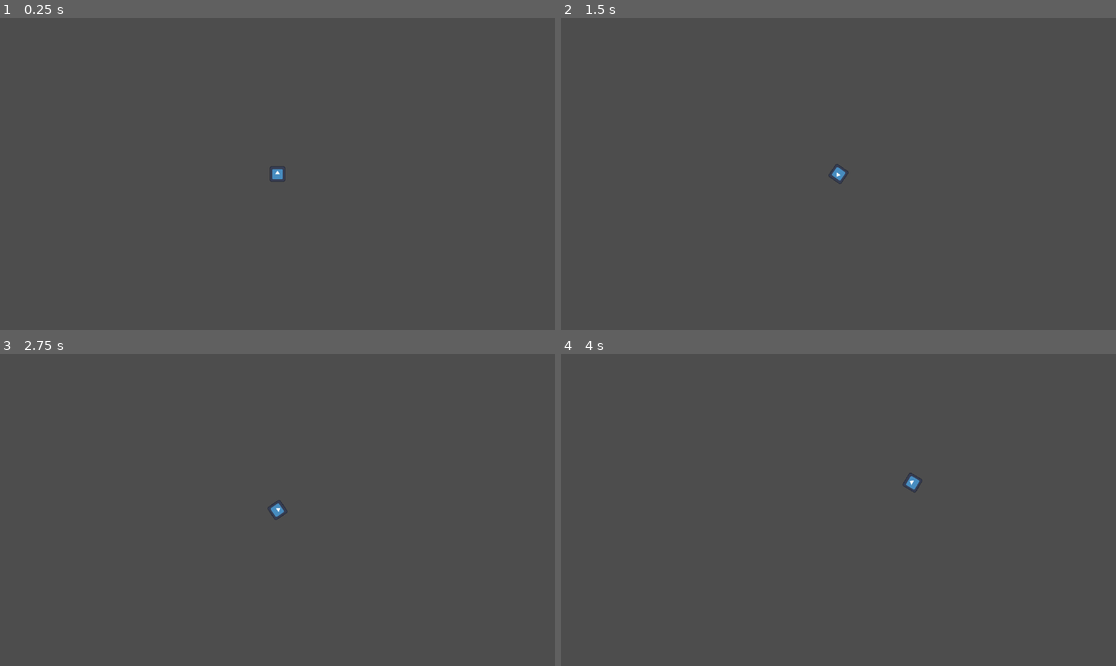
Above: before the commit, frames 1-4 (two rows, left to right).
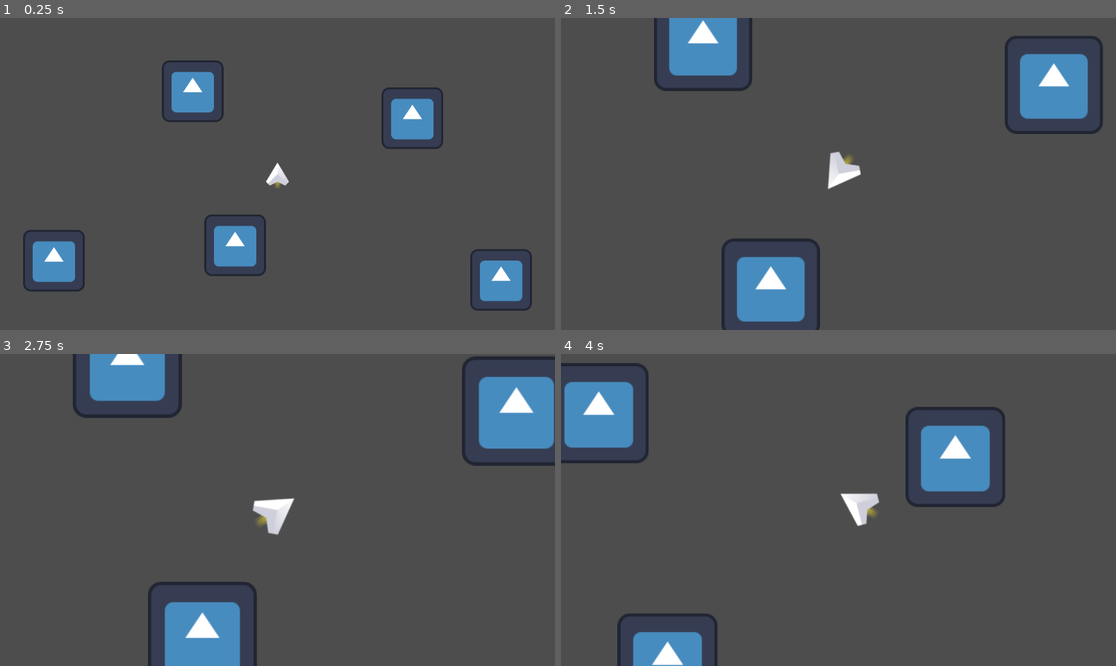
Above: after the commit, the same moments.

Repository: dmnuggins/speed-zoom
Game: Godot game, scene res://Scenes/game.tscn
Two runs of this game, one before a commit and one after it. Both use one fixed random seed, a clock stepped at 60 frames per second and the inputs below. The engine's default icon, where the game draws it, is replaced by a stand-in: a white triangle on a blue panel in a dark square.
Inputs:
- Up to frame 1 (0.25 s): no input
- Up to frame 2 (1.5 s): tap Enter at 0.5 s; hold D (right) 0.53-1.28 s; tap Space (zoom, bound only after the commit) at 0.6, 1.35 s; hold S (down) from 1.28 s (still down)
- Up to frame 3 (2.75 s): release S (down) at 2.03 s; hold D (right) from 2.03 s (still down); tap Space (zoom, bound only after the commit) at 2.1 s
- Up to frame 4 (4 s): release D (right) at 2.78 s; hold W (up) 2.78-3.53 s; tap Space (zoom, bound only after the commit) at 2.85, 3.6 s; hold A (left) from 3.53 s (still down)

The runs differ from the first frame. In frame 1, 6.5% of the frame differs, in the area x 4-96%, y 13-94%; in frame 2, 9.5%; in frame 3, 10%, in the area x 13-100%, y 0-100%; in frame 4, 8.8%.

Commit message:
Camera zoom toggle + assets

Diff:
--- a/Scenes/game.tscn
+++ b/Scenes/game.tscn
@@ -1,28 +1,31 @@
-[gd_scene load_steps=5 format=3 uid="uid://dxmnym418c7yx"]
+[gd_scene load_steps=4 format=3 uid="uid://dxmnym418c7yx"]
 
 [ext_resource type="Script" path="res://Scripts/game.gd" id="1_5jox0"]
 [ext_resource type="PackedScene" uid="uid://bhs7girj6uxu6" path="res://Scenes/player.tscn" id="2_ikg3c"]
-[ext_resource type="Script" path="res://Scripts/camera.gd" id="2_tsgg4"]
-
-[sub_resource type="RectangleShape2D" id="RectangleShape2D_fer0n"]
-size = Vector2(100, 100)
+[ext_resource type="Texture2D" uid="uid://dods123m3yybc" path="res://icon.svg" id="3_qdhdr"]
 
 [node name="Game" type="Node2D"]
 script = ExtResource("1_5jox0")
 
-[node name="Camera" type="Camera2D" parent="."]
-position = Vector2(576, 324)
-position_smoothing_enabled = true
-script = ExtResource("2_tsgg4")
-
-[node name="CharacterBody2D" parent="." instance=ExtResource("2_ikg3c")]
+[node name="Player" parent="." instance=ExtResource("2_ikg3c")]
 position = Vector2(576, 324)
 
-[node name="Area2D" type="Area2D" parent="."]
-position = Vector2(464, 264)
+[node name="Icon" type="Sprite2D" parent="."]
+position = Vector2(400, 152)
+texture = ExtResource("3_qdhdr")
 
-[node name="CollisionShape2D" type="CollisionShape2D" parent="Area2D"]
-shape = SubResource("RectangleShape2D_fer0n")
+[node name="Icon2" type="Sprite2D" parent="."]
+position = Vector2(856, 208)
+texture = ExtResource("3_qdhdr")
 
-[connection signal="body_entered" from="Area2D" to="." method="_on_area_2d_body_entered"]
-[connection signal="body_exited" from="Area2D" to="." method="_on_area_2d_body_exited"]
+[node name="Icon3" type="Sprite2D" parent="."]
+position = Vector2(112, 504)
+texture = ExtResource("3_qdhdr")
+
+[node name="Icon4" type="Sprite2D" parent="."]
+position = Vector2(1040, 544)
+texture = ExtResource("3_qdhdr")
+
+[node name="Icon5" type="Sprite2D" parent="."]
+position = Vector2(488, 472)
+texture = ExtResource("3_qdhdr")
--- a/Scenes/player.tscn
+++ b/Scenes/player.tscn
@@ -1,17 +1,97 @@
-[gd_scene load_steps=4 format=3 uid="uid://bhs7girj6uxu6"]
+[gd_scene load_steps=9 format=3 uid="uid://bhs7girj6uxu6"]
 
 [ext_resource type="Script" path="res://Scripts/player.gd" id="1_21nom"]
-[ext_resource type="Texture2D" uid="uid://dods123m3yybc" path="res://icon.svg" id="1_51tu5"]
+[ext_resource type="Script" path="res://Scripts/camera.gd" id="3_1xlfo"]
+[ext_resource type="Texture2D" uid="uid://c61mjca54vwlo" path="res://Assets/effect_yellow.png" id="3_dowl3"]
+[ext_resource type="Texture2D" uid="uid://dvgpfktxdmclc" path="res://Assets/ship_E.png" id="3_lfuqb"]
 
 [sub_resource type="CircleShape2D" id="CircleShape2D_qkshu"]
 radius = 6.0
 
-[node name="CharacterBody2D" type="CharacterBody2D"]
+[sub_resource type="Animation" id="Animation_rnuv3"]
+resource_name = "thrust"
+length = 0.3
+loop_mode = 2
+tracks/0/type = "value"
+tracks/0/imported = false
+tracks/0/enabled = true
+tracks/0/path = NodePath("Sprites/Exhaust:scale")
+tracks/0/interp = 1
+tracks/0/loop_wrap = true
+tracks/0/keys = {
+"times": PackedFloat32Array(0, 0.3),
+"transitions": PackedFloat32Array(1, 1),
+"update": 0,
+"values": [Vector2(0.375, 0.375), Vector2(0.35, 0.35)]
+}
+tracks/1/type = "value"
+tracks/1/imported = false
+tracks/1/enabled = true
+tracks/1/path = NodePath("Sprites/Exhaust:position")
+tracks/1/interp = 1
+tracks/1/loop_wrap = true
+tracks/1/keys = {
+"times": PackedFloat32Array(0, 0.3),
+"transitions": PackedFloat32Array(1, 1),
+"update": 0,
+"values": [Vector2(0, 22), Vector2(0, 20)]
+}
+
+[sub_resource type="Animation" id="Animation_juflj"]
+length = 0.001
+tracks/0/type = "value"
+tracks/0/imported = false
+tracks/0/enabled = true
+tracks/0/path = NodePath("Sprites/Exhaust:scale")
+tracks/0/interp = 1
+tracks/0/loop_wrap = true
+tracks/0/keys = {
+"times": PackedFloat32Array(0),
+"transitions": PackedFloat32Array(1),
+"update": 0,
+"values": [Vector2(0.375, 0.375)]
+}
+tracks/1/type = "value"
+tracks/1/imported = false
+tracks/1/enabled = true
+tracks/1/path = NodePath("Sprites/Exhaust:position")
+tracks/1/interp = 1
+tracks/1/loop_wrap = true
+tracks/1/keys = {
+"times": PackedFloat32Array(0),
+"transitions": PackedFloat32Array(1),
+"update": 0,
+"values": [Vector2(0, 22)]
+}
+
+[sub_resource type="AnimationLibrary" id="AnimationLibrary_2lbua"]
+_data = {
+"RESET": SubResource("Animation_juflj"),
+"thrust": SubResource("Animation_rnuv3")
+}
+
+[node name="Player" type="CharacterBody2D"]
 script = ExtResource("1_21nom")
 
-[node name="Sprite2D" type="Sprite2D" parent="."]
-scale = Vector2(0.25, 0.25)
-texture = ExtResource("1_51tu5")
+[node name="PlayerCamera" type="Camera2D" parent="."]
+position_smoothing_enabled = true
+script = ExtResource("3_1xlfo")
+
+[node name="Sprites" type="Node2D" parent="."]
+
+[node name="Exhaust" type="Sprite2D" parent="Sprites"]
+position = Vector2(0, 22)
+scale = Vector2(0.375, 0.375)
+texture = ExtResource("3_dowl3")
+
+[node name="Ship" type="Sprite2D" parent="Sprites"]
+texture = ExtResource("3_lfuqb")
 
 [node name="CollisionShape2D" type="CollisionShape2D" parent="."]
 shape = SubResource("CircleShape2D_qkshu")
+
+[node name="AnimationPlayer" type="AnimationPlayer" parent="."]
+libraries = {
+"": SubResource("AnimationLibrary_2lbua")
+}
+autoplay = "thrust"
--- a/Scripts/camera.gd
+++ b/Scripts/camera.gd
@@ -6,16 +6,29 @@
 var target_zoom := Vector2.ONE
 var target_position := Vector2.ZERO
 var zooming_in := false
+var zoom_enabled := false
+
+signal zoom_toggled
+
+func _ready():
+	connect("zoom_toggled", on_zoom_toggled)
 
 func _process(delta):
-	if zooming_in:
-
+	if zoom_enabled:
+		zoom_in()
+		if zoom != target_zoom:
+			zoom = lerp(zoom, target_zoom, zoom_speed * delta)
+	else:
+		reset_zoom()
 		if zoom != target_zoom:
 			zoom = lerp(zoom, target_zoom, zoom_speed * delta)
 
-		position = lerp(position, target_position, move_speed * delta)
+func zoom_in() -> void:
+	target_zoom = Vector2(2, 2)
 
-func zoom_and_lock_on(player: CharacterBody2D) -> void:
-	target_zoom = Vector2(2, 2)
-	target_position = player.global_position
-	zooming_in = true
+func reset_zoom():
+	target_zoom = Vector2.ONE
+
+func on_zoom_toggled():
+	zoom_enabled = !zoom_enabled
+	print("zoom_enabled: " + str(zoom_enabled))
--- a/Scripts/game.gd
+++ b/Scripts/game.gd
@@ -1,7 +1,8 @@
 extends Node2D
 
 @onready var area_2d = $Area2D
-@onready var camera = $Camera
+@onready var player = $Player
+
 
 @export var zoom_speed: float = 2
 
@@ -16,15 +17,3 @@
 	#if camera.zoom != target_zoom:
 		#camera.zoom = lerp(camera.zoom, target_zoom, zoom_speed * delta)
 	pass
-
-
-func _on_area_2d_body_entered(body: Node) -> void:
-	if body is CharacterBody2D:
-		camera.zoom_and_lock_on(body)
-
-
-
-func _on_area_2d_body_exited(body: Node) -> void:
-	if body is CharacterBody2D:
-		target_zoom = Vector2.ONE
-		camera.position = DEFAULT_CAM_POS
--- a/Scripts/player.gd
+++ b/Scripts/player.gd
@@ -4,6 +4,8 @@
 @export var speed := 500
 @export var decel := 1.0
 @export var accel := 1.0
+
+@onready var player_camera = $PlayerCamera
 
 func get_input():
 	var input_direction = Input.get_vector("left", "right", "up", "down")
@@ -17,5 +19,8 @@
 	if Input.is_action_pressed("up"):
 		velocity = lerp(velocity, transform.y * -speed, accel * delta)
 
+	if Input.is_action_just_pressed("zoom"):
+		player_camera.emit_signal("zoom_toggled")
+
 	move_and_slide()
-	velocity = lerp(velocity, Vector2.ZERO, decel * delta)
+	velocity = lerp(velocity, Vector2.ZERO, decel * delta) # decelerate when user not pressing up button
--- a/project.godot
+++ b/project.godot
@@ -41,3 +41,8 @@
 , Object(InputEventKey,"resource_local_to_scene":false,"resource_name":"","device":-1,"window_id":0,"alt_pressed":false,"shift_pressed":false,"ctrl_pressed":false,"meta_pressed":false,"pressed":false,"keycode":0,"physical_keycode":4194321,"key_label":0,"unicode":0,"echo":false,"script":null)
 ]
 }
+zoom={
+"deadzone": 0.5,
+"events": [Object(InputEventKey,"resource_local_to_scene":false,"resource_name":"","device":-1,"window_id":0,"alt_pressed":false,"shift_pressed":false,"ctrl_pressed":false,"meta_pressed":false,"pressed":false,"keycode":0,"physical_keycode":32,"key_label":0,"unicode":32,"echo":false,"script":null)
+]
+}
Binary file added: Assets/effect_purple.png
Not shown, added: Assets/effect_purple.png.import
Binary file added: Assets/effect_yellow.png
Not shown, added: Assets/effect_yellow.png.import
Binary file added: Assets/ship_E.png
Not shown, added: Assets/ship_E.png.import
Not shown, changed: .gitignore
